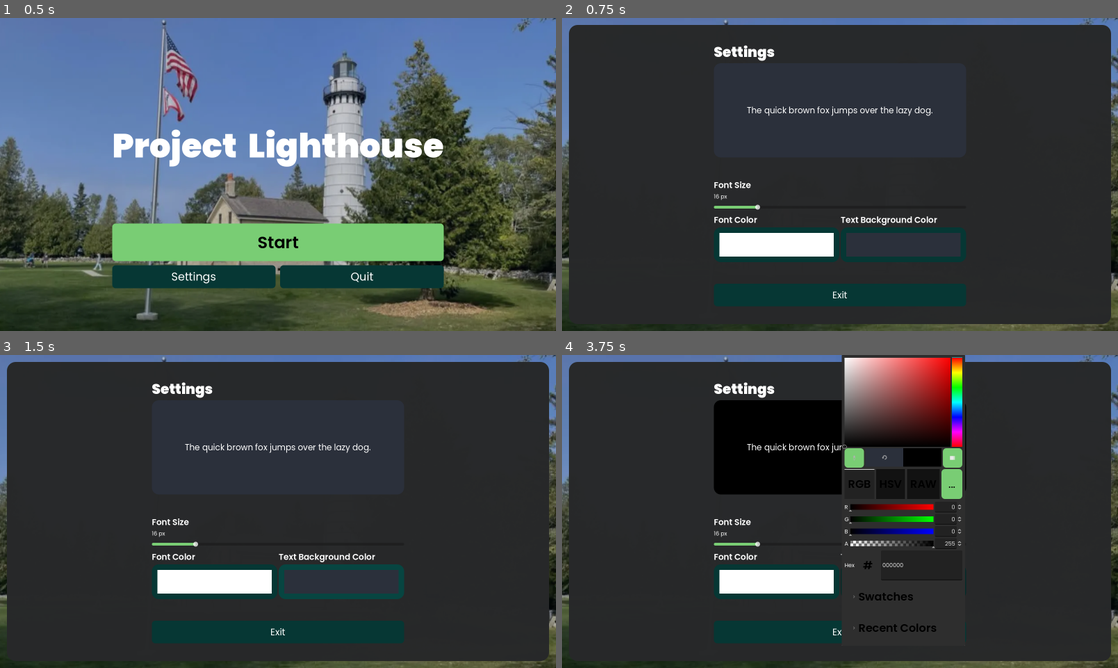
Above: before the commit, frames 1-4 (two rows, left to right).
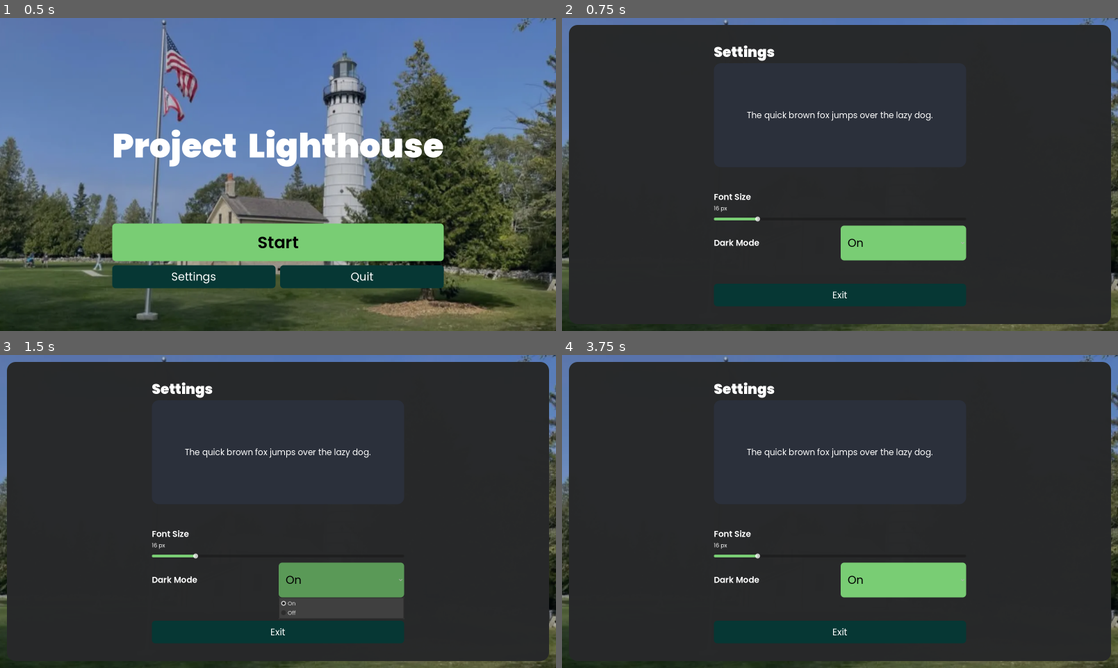
Above: after the commit, the same moments.

Repository: Illuminate-Wisc/Lighthouse
Game: Godot game, scene res://src/scenes/main_menu/main_menu.tscn
Two runs of this game, one before a commit and one after it. Both use one fixed random seed, a clock stepped at 60 frames per second and the inputs below.
Inputs (mouse positions are in pixels of both pictures, inside the frame that each line leads up to):
- Up to frame 1 (0.5 s): no input
- Up to frame 2 (0.75 s): click "Settings" at 0.5 s
- Up to frame 3 (1.5 s): click (339, 580) at 1.25 s, where only the run after the commit has a clickable "On"
- Up to frame 4 (3.75 s): click (901, 580) at 2 s, where only the run after the commit has a clickable "On"; click (856, 458) at 2.77 s; click (862, 483) at 3.5 s, where only the run before the commit has a clickable "RGB"

Frame 1 is identical in both runs. In frame 2, 6.2% of the frame differs, in the area x 27-73%, y 28-78%; in frame 3, 7.0%; in frame 4, 24%, in the area x 27-73%, y 0-92%.

Commit message:
Add the dark mode in ui

Diff:
--- a/src/scenes/main_menu/main_menu.tscn
+++ b/src/scenes/main_menu/main_menu.tscn
@@ -105,7 +105,6 @@
 size_flags_vertical = 3
 size_flags_stretch_ratio = 0.4
 
-[connection signal="exit_button_signal" from="Settings" to="." method="_on_return_button_pressed"]
 [connection signal="pressed" from="MainButtonsContainer/Start" to="." method="_on_start_pressed"]
 [connection signal="pressed" from="MainButtonsContainer/HBoxContainer/Options" to="." method="_on_settings_pressed"]
 [connection signal="pressed" from="MainButtonsContainer/HBoxContainer/Quit" to="." method="_on_quit_pressed"]
--- a/src/scenes/main_menu/settings.gd
+++ b/src/scenes/main_menu/settings.gd
@@ -4,45 +4,38 @@
 signal opened
 signal closed
 
-
 var main_theme := preload("res://src/ui/themes/main/main_theme.tres")
 var user_text_bg := preload("res://src/ui/themes/main/panel/user_text_background_panel.tres")
 
 @onready var font_size_slider := $PanelContainer/PaddedContainer/SettingsContainer/FontSizeSlider
-@onready var font_color_picker := $PanelContainer/PaddedContainer/SettingsContainer/GridContainer/FontColorPicker
-@onready var background_color_picker := $PanelContainer/PaddedContainer/SettingsContainer/GridContainer/BackgroundColorPicker
 @onready var font_size_readout := $PanelContainer/PaddedContainer/SettingsContainer/FontSizeReadout
-
+@onready var dark_mode_option_button := $PanelContainer/PaddedContainer/SettingsContainer/GridContainer/DarkModeOptionButton as OptionButton
 
 func _ready():
-    font_size_slider.value = main_theme.get_font_size("font_size", "UserTextFont")
-    font_color_picker.color = main_theme.get_color("font_color", "UserTextFont")
-    background_color_picker.color = user_text_bg.bg_color
-
+	font_size_slider.value = main_theme.get_font_size("font_size", "UserTextFont")
+	dark_mode_option_button.selected = 0  # Default to dark mode 'On'
 
 func _process(_delta):
-    if Input.is_action_just_pressed("ui_cancel"):
-        if visible:
-            visible = false
-            closed.emit()
-        else:
-            visible = true
-            opened.emit()
-
+	if Input.is_action_just_pressed("ui_cancel"):
+		if visible:
+			visible = false
+			closed.emit()
+		else:
+			visible = true
+			opened.emit()
 
 func _on_exit_button_pressed():
-    visible = false
-    closed.emit()
-
+	visible = false
+	closed.emit()
 
 func _on_font_size_slider_value_changed(value):
-    main_theme.set_font_size("font_size", "UserTextFont", value)
-    font_size_readout.text = str(value) + " px"
+	main_theme.set_font_size("font_size", "UserTextFont", value)
+	font_size_readout.text = str(value) + " px"
 
-
-func _on_font_color_picker_color_changed(color):
-    main_theme.set_color("font_color", "UserTextFont", color)
-
-
-func _on_background_color_picker_color_changed(color):
-    user_text_bg.bg_color = color
+func _on_dark_mode_option_button_item_selected(index):
+	if index == 0:  # Dark mode
+		main_theme.set_color("font_color", "UserTextFont", Color(1, 1, 1))  # White font
+		user_text_bg.bg_color = Color(0.2, 0.2, 0.2)  # Dark gray background
+	else:  # Light mode
+		main_theme.set_color("font_color", "UserTextFont", Color(0, 0, 0))  # Black font
+		user_text_bg.bg_color = Color(1, 1, 1)  # White background
--- a/src/scenes/main_menu/settings.tscn
+++ b/src/scenes/main_menu/settings.tscn
@@ -95,29 +95,21 @@
 layout_mode = 2
 columns = 2
 
-[node name="FontColorLabel" type="Label" parent="PanelContainer/PaddedContainer/SettingsContainer/GridContainer"]
+[node name="DarkModeOptionButton2" type="Label" parent="PanelContainer/PaddedContainer/SettingsContainer/GridContainer"]
 layout_mode = 2
 size_flags_horizontal = 3
 theme_type_variation = &"HeaderMedium"
-text = "Font Color"
+text = "Dark Mode"
 
-[node name="TextBackgroundColorLabel" type="Label" parent="PanelContainer/PaddedContainer/SettingsContainer/GridContainer"]
-layout_mode = 2
-size_flags_horizontal = 3
-theme_type_variation = &"HeaderMedium"
-text = "Text Background Color"
-
-[node name="FontColorPicker" type="ColorPickerButton" parent="PanelContainer/PaddedContainer/SettingsContainer/GridContainer"]
+[node name="DarkModeOptionButton" type="OptionButton" parent="PanelContainer/PaddedContainer/SettingsContainer/GridContainer"]
 custom_minimum_size = Vector2(200, 100)
 layout_mode = 2
 size_flags_horizontal = 3
-color = Color(1, 1, 1, 1)
-
-[node name="BackgroundColorPicker" type="ColorPickerButton" parent="PanelContainer/PaddedContainer/SettingsContainer/GridContainer"]
-custom_minimum_size = Vector2(200, 100)
-layout_mode = 2
-size_flags_horizontal = 3
-color = Color(0.168627, 0.188235, 0.231373, 1)
+item_count = 2
+popup/item_0/text = "On"
+popup/item_0/id = 0
+popup/item_1/text = "Off"
+popup/item_1/id = 1
 
 [node name="spacer4" type="Control" parent="PanelContainer/PaddedContainer/SettingsContainer"]
 layout_mode = 2
@@ -137,6 +129,5 @@
 size_flags_horizontal = 3
 
 [connection signal="value_changed" from="PanelContainer/PaddedContainer/SettingsContainer/FontSizeSlider" to="." method="_on_font_size_slider_value_changed"]
-[connection signal="color_changed" from="PanelContainer/PaddedContainer/SettingsContainer/GridContainer/FontColorPicker" to="." method="_on_font_color_picker_color_changed"]
-[connection signal="color_changed" from="PanelContainer/PaddedContainer/SettingsContainer/GridContainer/BackgroundColorPicker" to="." method="_on_background_color_picker_color_changed"]
+[connection signal="item_selected" from="PanelContainer/PaddedContainer/SettingsContainer/GridContainer/DarkModeOptionButton" to="." method="_on_dark_mode_option_button_item_selected"]
 [connection signal="pressed" from="PanelContainer/PaddedContainer/SettingsContainer/ExitButton" to="." method="_on_exit_button_pressed"]
